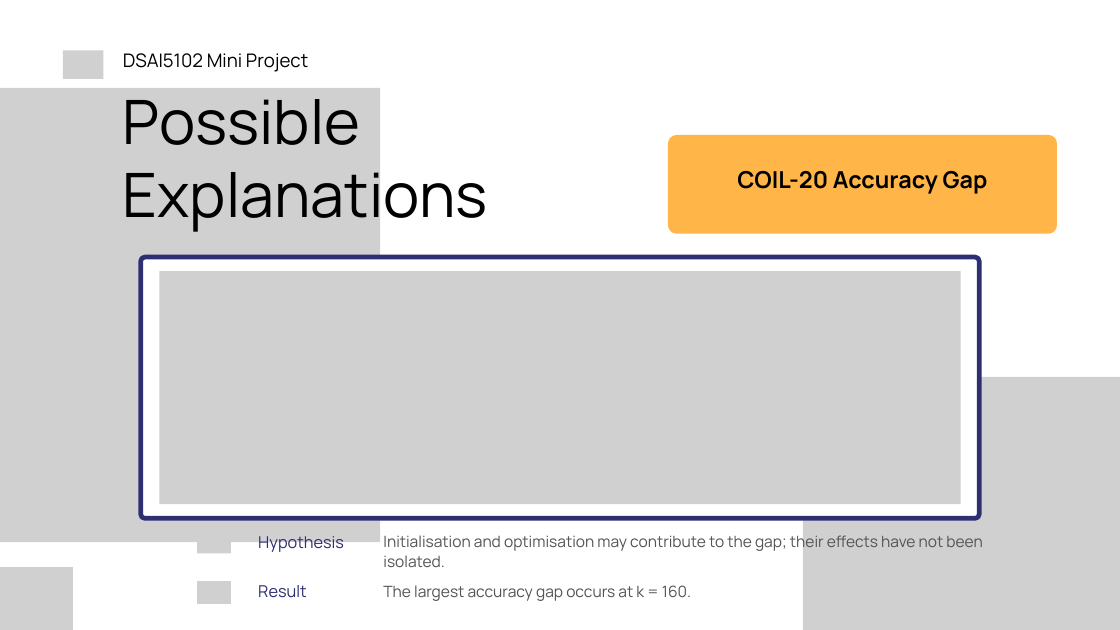
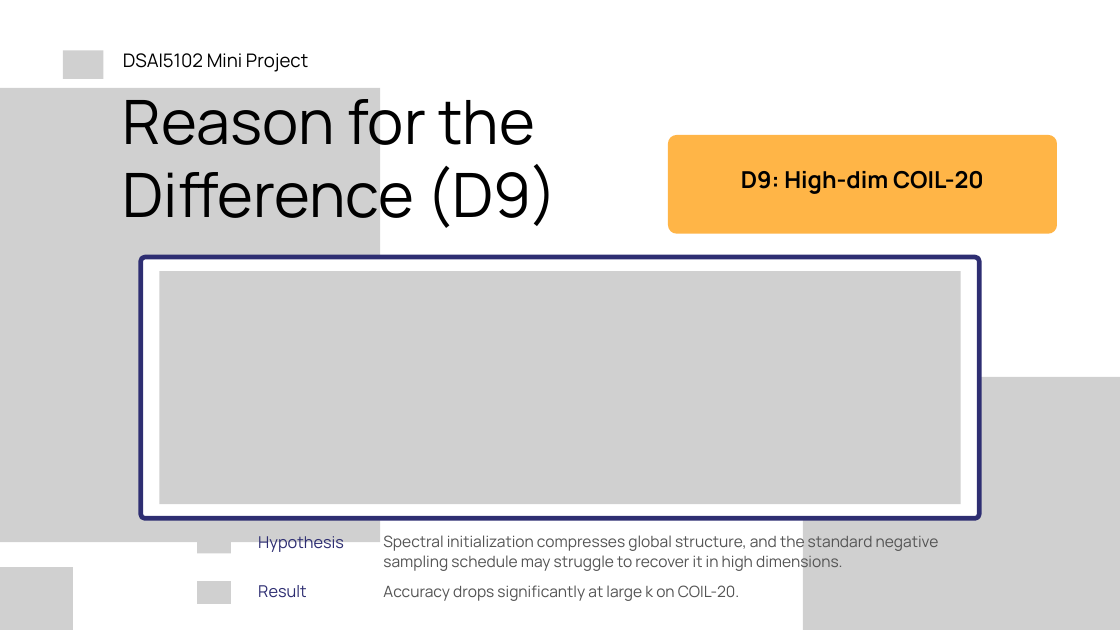
Before and after one commit to PKLgames/dsai5102MiniProject, a slide deck: slide 8 of slides/DSAI5102_Group16_Slides.pptx. Drawn at 1120x630 pixels with LibreOffice and Linux fonts; fonts in the diff are those of the drawing; grey boxes stand for pictures. Boxes give left, top, right and bottom in pixels: in the first picture for what was removed or moved away, otherwise in the second. Text is boxed around its words. In the diff, an @@ line names an element or a change of style, - is before the commit and + after.

```diff
--- a/slides/DSAI5102_Group16_Slides.pptx
+++ b/slides/DSAI5102_Group16_Slides.pptx
@@ text at [123, 87, 558, 234]: text changed @@
-Possible Explanations
+Reason for the Difference (D9)
@@ text at [741, 171, 984, 194]: text changed @@
-COIL-20 Accuracy Gap
+D9: High-dim COIL-20
@@ text at [383, 533, 939, 572]: text changed @@
-Initialisation and optimisation may contribute to the gap; their effects have not been isolated.
+Spectral initialization compresses global structure, and the standard negative sampling schedule may struggle to recover it in high dimensions.
@@ text at [383, 585, 740, 601]: text changed @@
-The largest accuracy gap occurs at k = 160.
+Accuracy drops significantly at large k on COIL-20.
```
Also in this commit, not shown: 7 other slides changed, 1 other file.
